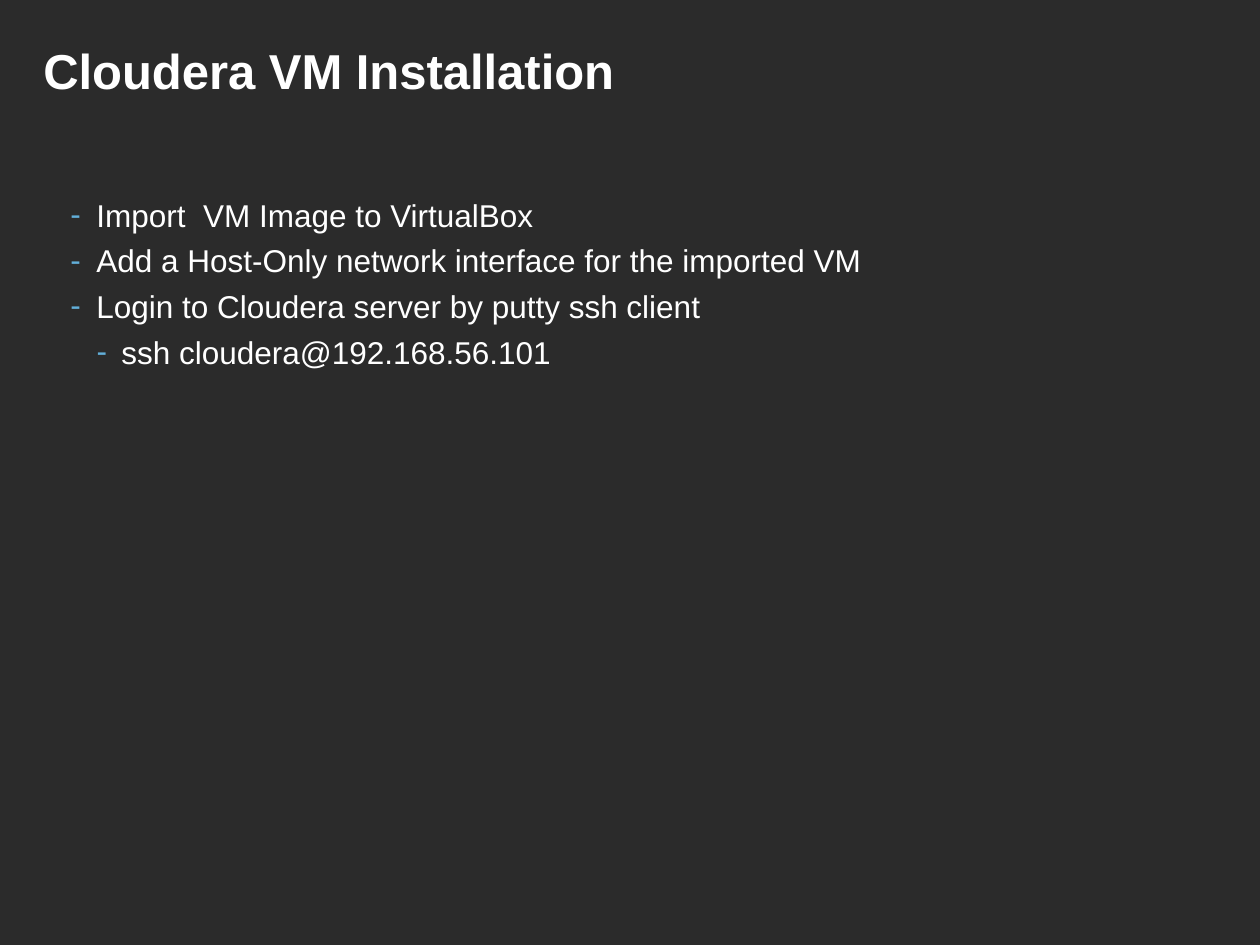
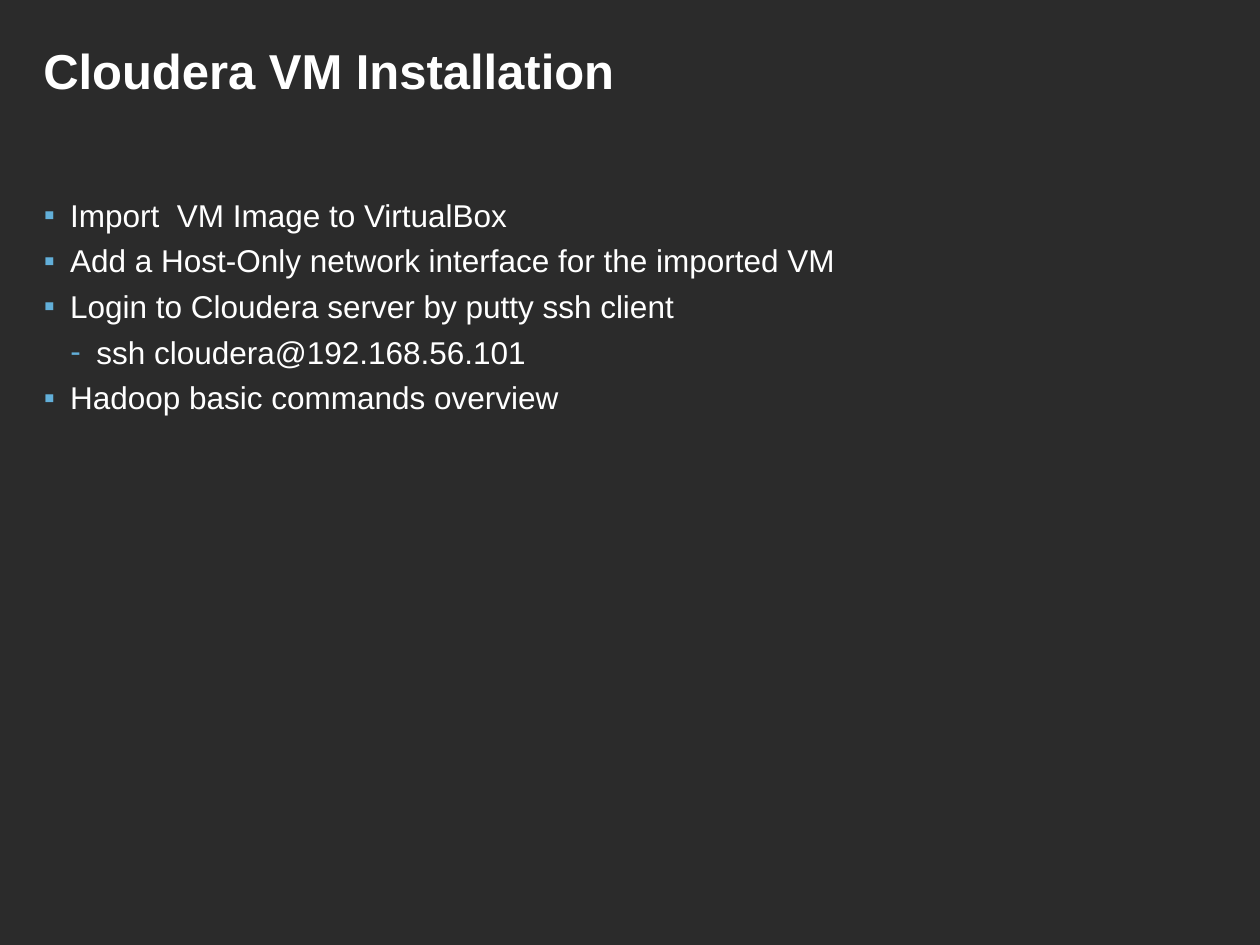
Before and after one commit to ianlin/small-data, a slide deck: slide 5 of training/data_etl.ppt. Drawn at 1260x945 pixels with LibreOffice and Linux fonts; fonts in the diff are those of the drawing; background and template pictures are left out; a plain dark background stands for a picture behind light text. Boxes give left, top, right and bottom in pixels: in the first picture for what was removed or moved away, otherwise in the second. Text is boxed around its words. In the diff, an @@ line names an element or a change of style, - is before the commit and + after.

```diff
--- a/training/data_etl.ppt
+++ b/training/data_etl.ppt
@@ text at box(70, 204, 834, 369): bullet - to ▪; list level 2 to 1 in "Import VM Image to VirtualBox"; list level 2 to 1 in "Add a Host-Only network interface ..."; list level 2 to 1 in "Login to Cloudera server by ..."; list level 3 to 2 in "ssh cloudera@192.168.56.101" @@
@@ text at box(70, 386, 558, 415): paragraph added @@
+▪ Hadoop basic commands overview
```
Also in this commit, not shown: 3 other slides changed, 6 slides added, 2 slides removed.
